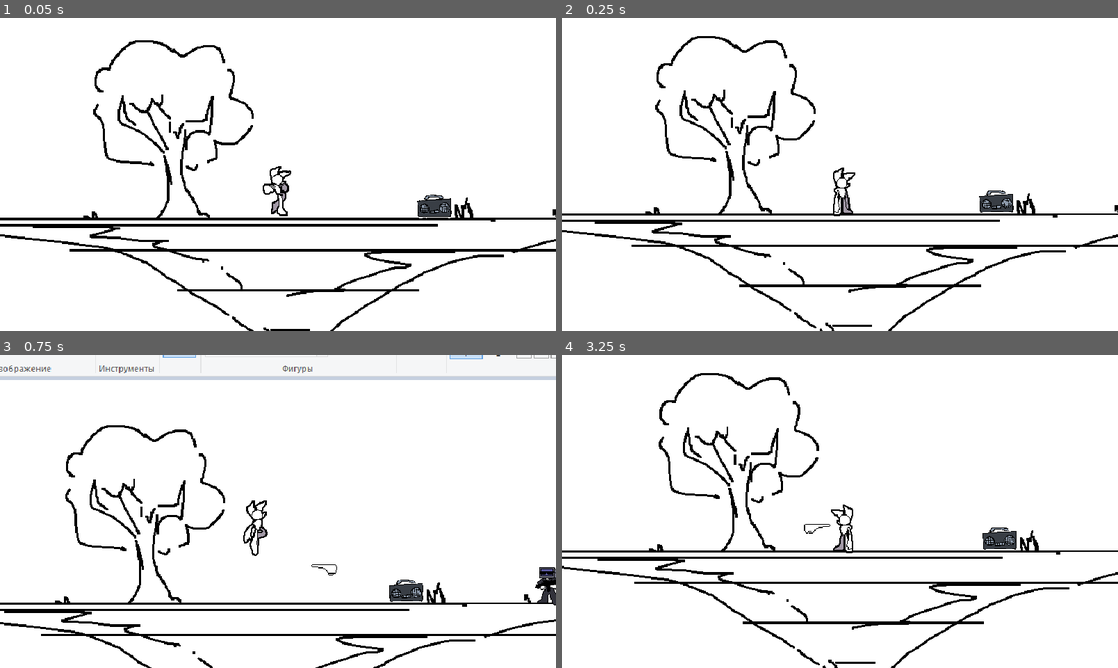
Above: before the commit, frames 1-4 (two rows, left to right).
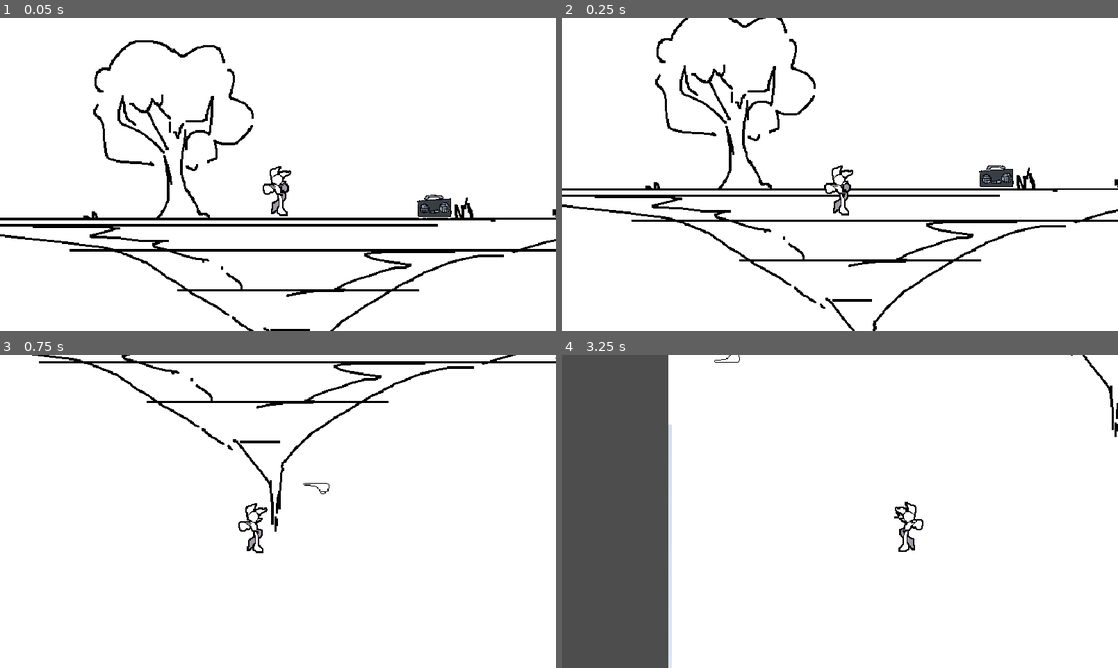
Above: after the commit, the same moments.

Repository: SZH217/game2
Game: Godot game, scene res://assets/scenes/world.tscn
Two runs of this game, one before a commit and one after it. Both use one fixed random seed, a clock stepped at 60 frames per second and the inputs below. The engine's default icon, where the game draws it, is replaced by a stand-in: a white triangle on a blue panel in a dark square. Sound files missing from this copy of the repository are replaced by a short silence.
Inputs (mouse positions are in pixels of both pictures, inside the frame that each line leads up to):
- Up to frame 1 (0.05 s): no input
- Up to frame 2 (0.25 s): no input
- Up to frame 3 (0.75 s): move the mouse to (400, 495) at 0.52 s; hold D (right) from 0.53 s (still down); hold Space (action_c) from 0.53 s (still down); click (400, 495) at 0.6 s
- Up to frame 4 (3.25 s): release D (right) at 1.25 s; release Space (action_c) at 1.25 s; drag from (728, 527) to (1023, 580) at 1.27 s; move the mouse to (895, 442) at 2.02 s; hold A (left) 2.03-2.75 s; hold Space (action_c) 2.03-2.75 s; click (895, 442) at 2.1 s; drag from (812, 574) to (673, 464) at 2.77 s

Frame 1 is identical in both runs. In frame 2, 9.7% of the frame differs, in the area x 0-100%, y 0-100%; in frame 3, 9.5%; in frame 4, 25%.
Error after the commit: Invalid assignment of property or key 'hand_returning' with value of type 'bool' on a base object of type 'Area2D (hand.gd)'. (res://assets/scripts/player.gd:2…

Commit message:
+player

Diff:
--- /dev/null
+++ b/assets/player/node_2d.tscn
@@ -0,0 +1,21 @@
+[gd_scene load_steps=4 format=3 uid="uid://c6qp4or4b5stk"]
+
+[ext_resource type="PackedScene" uid="uid://cpx0h6kiqq3fg" path="res://assets/scenes/platform.tscn" id="1_bh1sm"]
+[ext_resource type="PackedScene" uid="uid://bk54mwgc83x41" path="res://assets/player/player.tscn" id="2_gmg57"]
+[ext_resource type="PackedScene" uid="uid://c0co4ewis3qj4" path="res://assets/scenes/hand.tscn" id="3_opahl"]
+
+[node name="Node2D" type="Node2D"]
+
+[node name="Platform" parent="." instance=ExtResource("1_bh1sm")]
+position = Vector2(-2, 25)
+
+[node name="player" parent="." instance=ExtResource("2_gmg57")]
+position = Vector2(433, 219)
+hand_scene = ExtResource("3_opahl")
+
+[node name="Platform2" parent="." instance=ExtResource("1_bh1sm")]
+position = Vector2(827, -236)
+rotation = 1.5708
+
+[node name="Platform2" parent="Platform2" instance=ExtResource("1_bh1sm")]
+position = Vector2(-227, 130)
--- /dev/null
+++ b/assets/player/player.gd
@@ -0,0 +1,144 @@
+extends CharacterBody2D
+
+
+@export var maxSpeed = 400
+@export var speed = 40
+@export var gravity = 20
+@export var jumpForce = 500
+@export var wallSpeed = 5
+@export var cameraOffset = 50
+@export var offsetSpeed = 2
+
+var haveHand = true
+var jump = false
+var wall = false
+var walljump = false
+
+var canShoot = false
+
+@export var hand_scene: PackedScene  # Префаб руки
+
+func _ready() -> void:
+	add_to_group("hand_return")
+
+# Called every frame. 'delta' is the elapsed time since the previous frame.
+func _process(delta: float) -> void:
+	if velocity.x < 0 and !wall:
+		$sprite.flip_h = true
+	if velocity.x > 0 and !wall:
+		$sprite.flip_h = false
+
+	if !jump and !wall:
+		if haveHand:
+			if is_on_floor():
+				if velocity.x == 0:
+					$anim.play("idle")
+				if velocity.x != 0:
+					$anim.play("running")
+			else:
+				$anim.play("jump_fall")
+		else:
+			if is_on_floor():
+				if velocity.x == 0:
+					$anim.play("idle_nr")
+			else:
+				$anim.play("jump_fall_nr")
+	if jump:
+		if haveHand:
+			if velocity.y < 0:
+				$anim.play("jump_rise")
+			if velocity.y > 0:
+				$anim.play("jump_fall")
+			if is_on_floor():
+				jump = false
+		else:
+			if velocity.y < 0:
+				$anim.play("jump_rise_nr")
+			if velocity.y > 0:
+				$anim.play("jump_fall_nr")
+			if is_on_floor():
+				jump = false
+
+	if wall:
+		if haveHand:
+			$anim.play("wall")
+		else:
+			$anim.play("wall_nr")
+
+
+func _physics_process(delta: float) -> void:
+	if !is_on_floor() and !wall:
+		velocity.y += gravity
+
+
+
+	var navigation = Input.get_action_strength("right") - Input.get_action_strength("left")
+
+
+	if navigation == 1:
+		if $camera.offset.x < cameraOffset:
+			$camera.offset.x += offsetSpeed
+		if velocity.x < maxSpeed:
+			velocity.x += speed
+	elif navigation == -1:
+		if $camera.offset.x > -cameraOffset:
+			$camera.offset.x -= offsetSpeed
+		if velocity.x > -maxSpeed:
+			velocity.x -= speed
+	else:
+		if $camera.offset.x != 0:
+			if $camera.offset.x > 0:
+				$camera.offset.x -= offsetSpeed
+			if $camera.offset.x < 0:
+				$camera.offset.x += offsetSpeed
+		if velocity.x > 0:
+			velocity.x -= speed / 4
+		if velocity.x < 0:
+			velocity.x += speed / 4
+
+	if Input.is_action_just_pressed("action_c"):
+		if is_on_floor():  # Прыжок с пола
+			velocity.y = -jumpForce
+		elif wall:  # Прыжок от стены
+			velocity.y = -jumpForce
+			velocity.x = maxSpeed * (1 if $left.is_colliding() else -1)  # Отталкивание в противоположную сторону
+			walljump = false
+
+
+	if $left.is_colliding() or $right.is_colliding():
+		wall = true
+		canShoot = false
+		if !is_on_floor():  # Только если игрок не на полу
+			velocity.y += wallSpeed  # Сбрасываем вертикальную скорость
+			walljump = true
+	else:
+		wall = false
+		canShoot = true
+
+
+	if walljump:
+		if Input.is_action_just_pressed("action_c"):
+			walljump = false
+	move_and_slide()
+
+	if haveHand and canShoot and Input.is_action_just_pressed("action_attack"):
+		launch_hand()
+		haveHand = false
+
+
+
+
+func launch_hand():
+	if not hand_scene:
+		return
+	var launch_distance = 50.0
+	var hand_instance = hand_scene.instantiate()
+	hand_instance.hand_direction = (get_global_mouse_position() - global_position).normalized()
+	var launch_position = global_position + hand_instance.hand_direction * launch_distance
+	hand_instance.global_position = launch_position
+	hand_instance.player = self
+	get_parent().add_child(hand_instance)
+
+
+func on_hand_returned():
+	haveHand = true
--- /dev/null
+++ b/assets/player/player.tscn
@@ -0,0 +1,381 @@
+[gd_scene load_steps=19 format=3 uid="uid://bk54mwgc83x41"]
+
+[ext_resource type="Script" path="res://assets/player/player.gd" id="1_8k20g"]
+[ext_resource type="Shader" path="res://assets/scenes/player.gdshader" id="1_467ms"]
+[ext_resource type="Texture2D" uid="uid://hpetlgl8sb4p" path="res://assets/textures/character.png" id="2_cisvq"]
+
+[sub_resource type="ShaderMaterial" id="ShaderMaterial_5lit8"]
+shader = ExtResource("1_467ms")
+shader_parameter/line_color = Color(0, 0, 0, 1)
+shader_parameter/line_thickness = 1.0
+
+[sub_resource type="CapsuleShape2D" id="CapsuleShape2D_ojrgj"]
+radius = 6.0
+height = 52.0
+
+[sub_resource type="Animation" id="Animation_ic73k"]
+length = 0.5
+tracks/0/type = "value"
+tracks/0/imported = false
+tracks/0/enabled = true
+tracks/0/path = NodePath("sprite:region_rect")
+tracks/0/interp = 0
+tracks/0/loop_wrap = true
+tracks/0/keys = {
+"times": PackedFloat32Array(0, 0.1, 0.2, 0.3, 0.4),
+"transitions": PackedFloat32Array(1, 1, 1, 1, 1),
+"update": 0,
+"values": [Rect2(256, 256, 128, 128), Rect2(384, 256, 128, 128), Rect2(512, 256, 128, 128), Rect2(640, 256, 128, 128), Rect2(768, 256, 128, 128)]
+}
+tracks/1/type = "value"
+tracks/1/imported = false
+tracks/1/enabled = true
+tracks/1/path = NodePath("sprite:offset")
+tracks/1/interp = 0
+tracks/1/loop_wrap = true
+tracks/1/keys = {
+"times": PackedFloat32Array(0, 0.1, 0.2, 0.3, 0.4),
+"transitions": PackedFloat32Array(1, 1, 1, 1, 1),
+"update": 0,
+"values": [Vector2(0, 0), Vector2(0, 0), Vector2(0, 0), Vector2(0, 0), Vector2(0, 0)]
+}
+
+[sub_resource type="Animation" id="Animation_320aa"]
+length = 1.2
+tracks/0/type = "value"
+tracks/0/imported = false
+tracks/0/enabled = true
+tracks/0/path = NodePath("sprite:region_rect")
+tracks/0/interp = 0
+tracks/0/loop_wrap = true
+tracks/0/keys = {
+"times": PackedFloat32Array(0, 0.1, 0.2, 0.3, 0.4, 0.5, 0.6, 0.7, 0.8, 0.9, 1, 1.1),
+"transitions": PackedFloat32Array(1, 1, 1, 1, 1, 1, 1, 1, 1, 1, 1, 1),
+"update": 0,
+"values": [Rect2(0, 384, 128, 128), Rect2(0, 384, 128, 128), Rect2(128, 384, 128, 128), Rect2(256, 384, 128, 128), Rect2(384, 384, 128, 128), Rect2(512, 384, 128, 128), Rect2(640, 384, 128, 128), Rect2(640, 384, 128, 128), Rect2(512, 384, 128, 128), Rect2(384, 384, 128, 128), Rect2(256, 384, 128, 128), Rect2(128, 384, 128, 128)]
+}
+tracks/1/type = "value"
+tracks/1/imported = false
+tracks/1/enabled = true
+tracks/1/path = NodePath("sprite:offset")
+tracks/1/interp = 0
+tracks/1/loop_wrap = true
+tracks/1/keys = {
+"times": PackedFloat32Array(0, 0.1, 0.2, 0.3, 0.4, 0.5, 0.6, 0.7, 0.8, 0.9, 1, 1.1),
+"transitions": PackedFloat32Array(1, 1, 1, 1, 1, 1, 1, 1, 1, 1, 1, 1),
+"update": 0,
+"values": [Vector2(0, 0), Vector2(0, 0), Vector2(0, 0), Vector2(0, 0), Vector2(0, 0), Vector2(0, 0), Vector2(0, 0), Vector2(0, 0), Vector2(0, 0), Vector2(0, 0), Vector2(0, 0), Vector2(0, 0)]
+}
+
+[sub_resource type="Animation" id="Animation_e425v"]
+length = 1.7
+tracks/0/type = "value"
+tracks/0/imported = false
+tracks/0/enabled = true
+tracks/0/path = NodePath("sprite:region_rect")
+tracks/0/interp = 0
+tracks/0/loop_wrap = true
+tracks/0/keys = {
+"times": PackedFloat32Array(0, 0.1, 0.2, 0.3, 0.4, 0.5, 0.6, 0.7, 0.8, 0.9, 1, 1.1, 1.2, 1.3, 1.4, 1.5, 1.6),
+"transitions": PackedFloat32Array(1, 1, 1, 1, 1, 1, 1, 1, 1, 1, 1, 1, 1, 1, 1, 1, 1),
+"update": 0,
+"values": [Rect2(0, 0, 128, 128), Rect2(0, 0, 128, 128), Rect2(0, 0, 128, 128), Rect2(0, 0, 128, 128), Rect2(0, 0, 128, 128), Rect2(0, 0, 128, 128), Rect2(128, 0, 128, 128), Rect2(128, 0, 128, 128), Rect2(256, 0, 128, 128), Rect2(256, 0, 128, 128), Rect2(256, 0, 128, 128), Rect2(256, 0, 128, 128), Rect2(256, 0, 128, 128), Rect2(256, 0, 128, 128), Rect2(256, 0, 128, 128), Rect2(384, 0, 128, 128), Rect2(384, 0, 128, 128)]
+}
+tracks/1/type = "value"
+tracks/1/imported = false
+tracks/1/enabled = true
+tracks/1/path = NodePath("sprite:offset")
+tracks/1/interp = 0
+tracks/1/loop_wrap = true
+tracks/1/keys = {
+"times": PackedFloat32Array(0, 0.1, 0.2, 0.3, 0.4, 0.5, 0.6, 0.7, 0.8, 0.9, 1, 1.1, 1.2, 1.3, 1.4, 1.5, 1.6),
+"transitions": PackedFloat32Array(1, 1, 1, 1, 1, 1, 1, 1, 1, 1, 1, 1, 1, 1, 1, 1, 1),
+"update": 0,
+"values": [Vector2(0, 0), Vector2(0, 0), Vector2(0, 0), Vector2(0, 0), Vector2(0, 0), Vector2(0, 0), Vector2(0, 0), Vector2(0, 0), Vector2(0, 0), Vector2(0, 0), Vector2(0, 0), Vector2(0, 0), Vector2(0, 0), Vector2(0, 0), Vector2(0, 0), Vector2(0, 0), Vector2(0, 0)]
+}
+
+[sub_resource type="Animation" id="Animation_0y2dd"]
+length = 1.3
+tracks/0/type = "value"
+tracks/0/imported = false
+tracks/0/enabled = true
+tracks/0/path = NodePath("sprite:region_rect")
+tracks/0/interp = 0
+tracks/0/loop_wrap = true
+tracks/0/keys = {
+"times": PackedFloat32Array(0, 0.1, 0.2, 0.3, 0.4, 0.5, 0.6, 0.7, 0.8, 0.9, 1, 1.1, 1.2),
+"transitions": PackedFloat32Array(1, 1, 1, 1, 1, 1, 1, 1, 1, 1, 1, 1, 1),
+"update": 0,
+"values": [Rect2(0, 384, 128, 128), Rect2(0, 384, 128, 128), Rect2(0, 384, 128, 128), Rect2(0, 384, 128, 128), Rect2(128, 384, 128, 128), Rect2(128, 384, 128, 128), Rect2(256, 384, 128, 128), Rect2(256, 384, 128, 128), Rect2(256, 384, 128, 128), Rect2(256, 384, 128, 128), Rect2(256, 384, 128, 128), Rect2(384, 384, 128, 128), Rect2(384, 384, 128, 128)]
+}
+tracks/1/type = "value"
+tracks/1/imported = false
+tracks/1/enabled = true
+tracks/1/path = NodePath("sprite:offset")
+tracks/1/interp = 0
+tracks/1/loop_wrap = true
+tracks/1/keys = {
+"times": PackedFloat32Array(0, 0.1, 0.2, 0.3, 0.4, 0.5, 0.6, 0.7, 0.8, 0.9, 1, 1.1, 1.2),
+"transitions": PackedFloat32Array(1, 1, 1, 1, 1, 1, 1, 1, 1, 1, 1, 1, 1),
+"update": 0,
+"values": [Vector2(0, 0), Vector2(0, 0), Vector2(0, 0), Vector2(0, 0), Vector2(0, 0), Vector2(0, 0), Vector2(0, 0), Vector2(0, 0), Vector2(0, 0), Vector2(0, 0), Vector2(0, 0), Vector2(0, 0), Vector2(0, 0)]
+}
+
+[sub_resource type="Animation" id="Animation_qn563"]
+length = 0.4
+tracks/0/type = "value"
+tracks/0/imported = false
+tracks/0/enabled = true
+tracks/0/path = NodePath("sprite:region_rect")
+tracks/0/interp = 0
+tracks/0/loop_wrap = true
+tracks/0/keys = {
+"times": PackedFloat32Array(0, 0.1, 0.2, 0.3),
+"transitions": PackedFloat32Array(1, 1, 1, 1),
+"update": 0,
+"values": [Rect2(0, 256, 128, 128), Rect2(0, 256, 128, 128), Rect2(128, 256, 128, 128), Rect2(128, 256, 128, 128)]
+}
+tracks/1/type = "value"
+tracks/1/imported = false
+tracks/1/enabled = true
+tracks/1/path = NodePath("sprite:offset")
+tracks/1/interp = 0
+tracks/1/loop_wrap = true
+tracks/1/keys = {
+"times": PackedFloat32Array(0, 0.1, 0.2, 0.3),
+"transitions": PackedFloat32Array(1, 1, 1, 1),
+"update": 0,
+"values": [Vector2(0, 0), Vector2(0, 0), Vector2(0, 0), Vector2(0, 0)]
+}
+
+[sub_resource type="Animation" id="Animation_k4ujv"]
+length = 0.4
+tracks/0/type = "value"
+tracks/0/imported = false
+tracks/0/enabled = true
+tracks/0/path = NodePath("sprite:region_rect")
+tracks/0/interp = 0
+tracks/0/loop_wrap = true
+tracks/0/keys = {
+"times": PackedFloat32Array(0, 0.1, 0.2, 0.3),
+"transitions": PackedFloat32Array(1, 1, 1, 1),
+"update": 0,
+"values": [Rect2(640, 512, 128, 128), Rect2(768, 512, 128, 128), Rect2(0, 640, 128, 128), Rect2(128, 640, 128, 128)]
+}
+tracks/1/type = "value"
+tracks/1/imported = false
+tracks/1/enabled = true
+tracks/1/path = NodePath("sprite:offset")
+tracks/1/interp = 0
+tracks/1/loop_wrap = true
+tracks/1/keys = {
+"times": PackedFloat32Array(0, 0.1, 0.2, 0.3),
+"transitions": PackedFloat32Array(1, 1, 1, 1),
+"update": 0,
+"values": [Vector2(0, 0), Vector2(0, 0), Vector2(0, 0), Vector2(0, 0)]
+}
+
+[sub_resource type="Animation" id="Animation_iskld"]
+length = 0.8
+tracks/0/type = "value"
+tracks/0/imported = false
+tracks/0/enabled = true
+tracks/0/path = NodePath("sprite:region_rect")
+tracks/0/interp = 0
+tracks/0/loop_wrap = true
+tracks/0/keys = {
+"times": PackedFloat32Array(0, 0.1, 0.2, 0.3, 0.4, 0.5, 0.6, 0.7),
+"transitions": PackedFloat32Array(1, 1, 1, 1, 1, 1, 1, 1),
+"update": 0,
+"values": [Rect2(640, 128, 128, 128), Rect2(768, 128, 128, 128), Rect2(768, 128, 128, 128), Rect2(768, 128, 128, 128), Rect2(768, 128, 128, 128), Rect2(768, 128, 128, 128), Rect2(768, 128, 128, 128), Rect2(768, 128, 128, 128)]
+}
+tracks/1/type = "value"
+tracks/1/imported = false
+tracks/1/enabled = true
+tracks/1/path = NodePath("sprite:offset")
+tracks/1/interp = 0
+tracks/1/loop_wrap = true
+tracks/1/keys = {
+"times": PackedFloat32Array(0, 0.1, 0.2, 0.3, 0.4, 0.5, 0.6, 0.7),
+"transitions": PackedFloat32Array(1, 1, 1, 1, 1, 1, 1, 1),
+"update": 0,
+"values": [Vector2(0, 0), Vector2(0, 0), Vector2(0, 0), Vector2(0, 0), Vector2(0, 0), Vector2(0, 0), Vector2(0, 0), Vector2(0, 0)]
+}
+
+[sub_resource type="Animation" id="Animation_x0f05"]
+length = 0.8
+tracks/0/type = "value"
+tracks/0/imported = false
+tracks/0/enabled = true
+tracks/0/path = NodePath("sprite:region_rect")
+tracks/0/interp = 0
+tracks/0/loop_wrap = true
+tracks/0/keys = {
+"times": PackedFloat32Array(0, 0.1, 0.2, 0.3, 0.4, 0.5, 0.6, 0.7),
+"transitions": PackedFloat32Array(1, 1, 1, 1, 1, 1, 1, 1),
+"update": 0,
+"values": [Rect2(384, 512, 128, 128), Rect2(512, 512, 128, 128), Rect2(512, 512, 128, 128), Rect2(512, 512, 128, 128), Rect2(512, 512, 128, 128), Rect2(512, 512, 128, 128), Rect2(512, 512, 128, 128), Rect2(512, 512, 128, 128)]
+}
+tracks/1/type = "value"
+tracks/1/imported = false
+tracks/1/enabled = true
+tracks/1/path = NodePath("sprite:offset")
+tracks/1/interp = 0
+tracks/1/loop_wrap = true
+tracks/1/keys = {
+"times": PackedFloat32Array(0, 0.1, 0.2, 0.3, 0.4, 0.5, 0.6, 0.7),
+"transitions": PackedFloat32Array(1, 1, 1, 1, 1, 1, 1, 1),
+"update": 0,
+"values": [Vector2(0, 0), Vector2(0, 0), Vector2(0, 0), Vector2(0, 0), Vector2(0, 0), Vector2(0, 0), Vector2(0, 0), Vector2(0, 0)]
+}
+
+[sub_resource type="Animation" id="Animation_d35am"]
+length = 0.8
+tracks/0/type = "value"
+tracks/0/imported = false
+tracks/0/enabled = true
+tracks/0/path = NodePath("sprite:region_rect")
+tracks/0/interp = 0
+tracks/0/loop_wrap = true
+tracks/0/keys = {
+"times": PackedFloat32Array(0, 0.1, 0.2, 0.3, 0.4, 0.5, 0.6, 0.7),
+"transitions": PackedFloat32Array(1, 1, 1, 1, 1, 1, 1, 1),
+"update": 0,
+"values": [Rect2(512, 0, 128, 128), Rect2(640, 0, 128, 128), Rect2(768, 0, 128, 128), Rect2(0, 128, 128, 128), Rect2(128, 128, 128, 128), Rect2(256, 128, 128, 128), Rect2(384, 128, 128, 128), Rect2(512, 128, 128, 128)]
+}
+tracks/1/type = "value"
+tracks/1/imported = false
+tracks/1/enabled = true
+tracks/1/path = NodePath("sprite:offset")
+tracks/1/interp = 0
+tracks/1/loop_wrap = true
+tracks/1/keys = {
+"times": PackedFloat32Array(0, 0.1, 0.2, 0.3, 0.4, 0.5, 0.6, 0.7),
+"transitions": PackedFloat32Array(1, 1, 1, 1, 1, 1, 1, 1),
+"update": 0,
+"values": [Vector2(0, 0), Vector2(0, 0), Vector2(0, 0), Vector2(0, 0), Vector2(0, 0), Vector2(0, 0), Vector2(0, 0), Vector2(0, 0)]
+}
+
+[sub_resource type="Animation" id="Animation_ma6is"]
+length = 0.6
+tracks/0/type = "value"
+tracks/0/imported = false
+tracks/0/enabled = true
+tracks/0/path = NodePath("sprite:region_rect")
+tracks/0/interp = 0
+tracks/0/loop_wrap = true
+tracks/0/keys = {
+"times": PackedFloat32Array(0, 0.1, 0.2, 0.3, 0.4, 0.5),
+"transitions": PackedFloat32Array(1, 1, 1, 1, 1, 1),
+"update": 0,
+"values": [Rect2(512, 384, 128, 128), Rect2(640, 384, 128, 128), Rect2(768, 384, 128, 128), Rect2(0, 512, 128, 128), Rect2(128, 512, 128, 128), Rect2(256, 512, 128, 128)]
+}
+tracks/1/type = "value"
+tracks/1/imported = false
+tracks/1/enabled = true
+tracks/1/path = NodePath("sprite:offset")
+tracks/1/interp = 0
+tracks/1/loop_wrap = true
+tracks/1/keys = {
+"times": PackedFloat32Array(0, 0.1, 0.2, 0.3, 0.4, 0.5),
+"transitions": PackedFloat32Array(1, 1, 1, 1, 1, 1),
+"update": 0,
+"values": [Vector2(0, 0), Vector2(0, 0), Vector2(0, 0), Vector2(0, 0), Vector2(0, 0), Vector2(0, 0)]
+}
+
+[sub_resource type="Animation" id="Animation_xm05p"]
+length = 0.6
+tracks/0/type = "value"
+tracks/0/imported = false
+tracks/0/enabled = true
+tracks/0/path = NodePath("sprite:region_rect")
+tracks/0/interp = 0
+tracks/0/loop_wrap = true
+tracks/0/keys = {
+"times": PackedFloat32Array(0, 0.1, 0.2, 0.3, 0.4, 0.5),
+"transitions": PackedFloat32Array(1, 1, 1, 1, 1, 1),
+"update": 0,
+"values": [Rect2(256, 640, 128, 128), Rect2(256, 640, 128, 128), Rect2(256, 640, 128, 128), Rect2(384, 640, 128, 128), Rect2(384, 640, 128, 128), Rect2(384, 640, 128, 128)]
+}
+tracks/1/type = "value"
+tracks/1/imported = false
+tracks/1/enabled = true
+tracks/1/path = NodePath("sprite:offset")
+tracks/1/interp = 0
+tracks/1/loop_wrap = true
+tracks/1/keys = {
+"times": PackedFloat32Array(0, 0.1, 0.2, 0.3, 0.4, 0.5),
+"transitions": PackedFloat32Array(1, 1, 1, 1, 1, 1),
+"update": 0,
+"values": [Vector2(0, 0), Vector2(0, 0), Vector2(0, 0), Vector2(0, 0), Vector2(0, 0), Vector2(0, 0)]
+}
+
+[sub_resource type="Animation" id="Animation_r7uvq"]
+length = 0.2
+tracks/0/type = "value"
+tracks/0/imported = false
+tracks/0/enabled = true
+tracks/0/path = NodePath("sprite:region_rect")
+tracks/0/interp = 0
+tracks/0/loop_wrap = true
+tracks/0/keys = {
+"times": PackedFloat32Array(0, 0.1),
+"transitions": PackedFloat32Array(1, 1),
+"update": 0,
+"values": [Rect2(512, 640, 128, 128), Rect2(640, 640, 128, 128)]
+}
+tracks/1/type = "value"
+tracks/1/imported = false
+tracks/1/enabled = true
+tracks/1/path = NodePath("sprite:offset")
+tracks/1/interp = 0
+tracks/1/loop_wrap = true
+tracks/1/keys = {
+"times": PackedFloat32Array(0, 0.1),
+"transitions": PackedFloat32Array(1, 1),
+"update": 0,
+"values": [Vector2(0, 0), Vector2(0, 0)]
+}
+
+[sub_resource type="AnimationLibrary" id="AnimationLibrary_58u32"]
+_data = {
+"handattack": SubResource("Animation_ic73k"),
+"handrocket": SubResource("Animation_320aa"),
+"idle": SubResource("Animation_e425v"),
+"idle_nr": SubResource("Animation_0y2dd"),
+"jump_fall": SubResource("Animation_qn563"),
+"jump_fall_nr": SubResource("Animation_k4ujv"),
+"jump_rise": SubResource("Animation_iskld"),
+"jump_rise_nr": SubResource("Animation_x0f05"),
+"running": SubResource("Animation_d35am"),
+"running_nr": SubResource("Animation_ma6is"),
+"wall": SubResource("Animation_xm05p"),
+"wall_nr": SubResource("Animation_r7uvq")
+}
+
+[node name="player" type="CharacterBody2D" groups=["hand_return"]]
+script = ExtResource("1_8k20g")
+
+[node name="sprite" type="Sprite2D" parent="."]
+material = SubResource("ShaderMaterial_5lit8")
+texture = ExtResource("2_cisvq")
+region_enabled = true
+region_rect = Rect2(0, 0, 128, 128)
+
+[node name="colision" type="CollisionShape2D" parent="."]
+position = Vector2(0, 3.135)
+shape = SubResource("CapsuleShape2D_ojrgj")
+
+[node name="anim" type="AnimationPlayer" parent="."]
+libraries = {
+"": SubResource("AnimationLibrary_58u32")
+}
+
+[node name="camera" type="Camera2D" parent="."]
+offset = Vector2(0, -20)
+
+[node name="right" type="RayCast2D" parent="."]
+target_position = Vector2(18, 0)
+
+[node name="left" type="RayCast2D" parent="."]
+target_position = Vector2(-18, 0)
--- a/assets/scenes/hand.tscn
+++ b/assets/scenes/hand.tscn
@@ -38,9 +38,14 @@
 "handrocket": SubResource("Animation_of22r")
 }
 
-[node name="Area2D" type="Area2D"]
+[node name="hand" type="Area2D" groups=["hand_return"]]
 collision_layer = 2
 script = ExtResource("1_8iv1o")
+max_speed = 1200.0
+acceleration = 600.0
+return_speed = 900.0
+hand_speed = 1000.0
+return_distance = 700.0
 
 [node name="Sprite2D" type="Sprite2D" parent="."]
 scale = Vector2(1.2, 1.2)
@@ -56,3 +61,8 @@
 libraries = {
 "": SubResource("AnimationLibrary_003u0")
 }
+
+[node name="Timer" type="Timer" parent="."]
+
+[connection signal="body_entered" from="." to="." method="_on_body_entered"]
+[connection signal="timeout" from="Timer" to="." method="_on_timer_timeout"]
--- a/assets/scenes/platform.tscn
+++ b/assets/scenes/platform.tscn
@@ -9,8 +9,11 @@
 [node name="Platform" type="StaticBody2D"]
 
 [node name="MeshInstance2D" type="MeshInstance2D" parent="."]
-visible = false
+position = Vector2(320.5, 314.5)
+scale = Vector2(6.33, 0.27)
 mesh = SubResource("QuadMesh_rtg0r")
 
 [node name="CollisionShape2D" type="CollisionShape2D" parent="."]
+position = Vector2(320.5, 314.5)
+scale = Vector2(6.33, 0.27)
 shape = SubResource("RectangleShape2D_tkjng")
--- a/assets/scripts/hand.gd
+++ b/assets/scripts/hand.gd
@@ -1,78 +1,58 @@
 extends Area2D
 
-@export var player: Node
 @export var max_speed: float = 800.0
 @export var acceleration: float = 400.0
 @export var return_speed: float = 600.0
-@export var flash_interval: float = 0.1
 @export var hand_speed: float = 550.0
+@export var return_distance: float = 300.0  # Максимальная дистанция до возврата
+
 @onready var hand_sprite = $Sprite2D
 @onready var animation_player: AnimationPlayer = $AnimationPlayer
 
+var player: CharacterBody2D
+var hand_direction: Vector2 = Vector2.ZERO
 var current_speed: float = 0.0
 var is_returning: bool = false
-var flash_timer: Timer
-var is_flashing: bool = false
-var original_modulate: Color
-
-var hand_direction: Vector2 = Vector2.ZERO
-@export var hand_returning: bool = false
+var canGet = false
+var getTime = 1
 
 func _ready():
 	animation_player.play("handrocket")
-	animation_player.get_animation("handrocket").loop = true
-	original_modulate = modulate
-	connect("body_entered", Callable(self, "_on_body_entered"))
-
 	hand_sprite.flip_h = hand_direction.x < 0
-
-	flash_timer = Timer.new()
-	flash_timer.wait_time = flash_interval
-	flash_timer.one_shot = false
-	flash_timer.connect("timeout", Callable(self, "_on_flash_timeout"))
-	add_child(flash_timer)
-
-	current_speed = 0.0
+	add_to_group("hand_return")
+	$Timer.start(getTime)
 
 func _process(delta: float) -> void:
 	if not is_returning:
 		if current_speed < max_speed:
 			current_speed += acceleration * delta
 			current_speed = min(current_speed, max_speed)
-			if current_speed == max_speed and not is_flashing:
-				is_flashing = true
-				flash_timer.start()
 
 		position += hand_direction * current_speed * delta
+		if hand_direction.x < player.global_position.x:
+			$Sprite2D.flip_h = false
+		else:
+			$Sprite2D.flip_h = true
+		rotation = hand_direction.angle()
+
+		if global_position.distance_to(player.global_position) > return_distance:
+			is_returning = true
 	else:
-		var target_position = player.global_position + player.hand_launch_offset
+		var target_position = player.global_position
 		var direction_to_target = (target_position - global_position).normalized()
 		position += direction_to_target * return_speed * delta
 
-		if global_position.distance_to(target_position) < 10.0:
-			is_returning = false
-			is_flashing = false
-			modulate = original_modulate
+	if is_returning:
+		canGet = true
 
-	if is_flashing and not is_returning:
-		modulate = Color(1, 0, 0, sin(Time.get_ticks_msec() / 100.0) * 0.35 + 0.5)
-
-func _on_flash_timeout() -> void:
-	if is_flashing:
-		if modulate.a == 0.5:
-			modulate.a = 1.0
-		else:
-			modulate.a = 0.5
 
 func _on_body_entered(body):
-	if player and body != null:
-		player.set_hand_returning(true)
-		set_hand_returning(true)
-		current_speed = 0.0
-		is_flashing = false
-		modulate = original_modulate
+	if body != player:
+		is_returning = true
+	if body == player and canGet:
+		get_tree().call_group("hand_return", "on_hand_returned")
+		queue_free()
 
-# Setter function for hand_returning
-func set_hand_returning(value: bool) -> void:
-	hand_returning = value
-	is_returning = value
+
+func _on_timer_timeout() -> void:
+	canGet = true
--- a/project.godot
+++ b/project.godot
@@ -30,6 +30,10 @@
 [editor_plugins]
 
 enabled=PackedStringArray()
+
+[global_group]
+
+hand_return=""
 
 [input]
 
